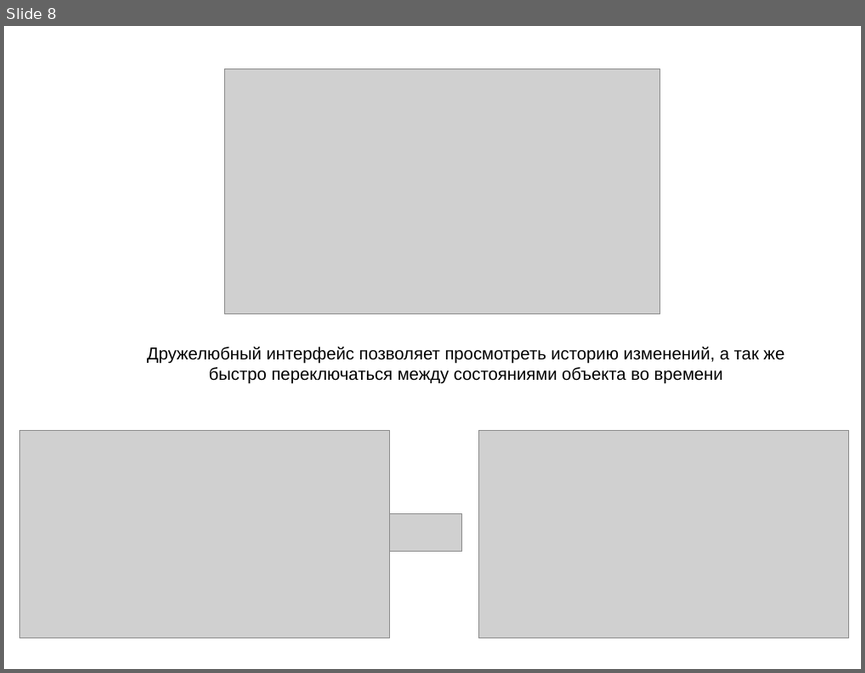
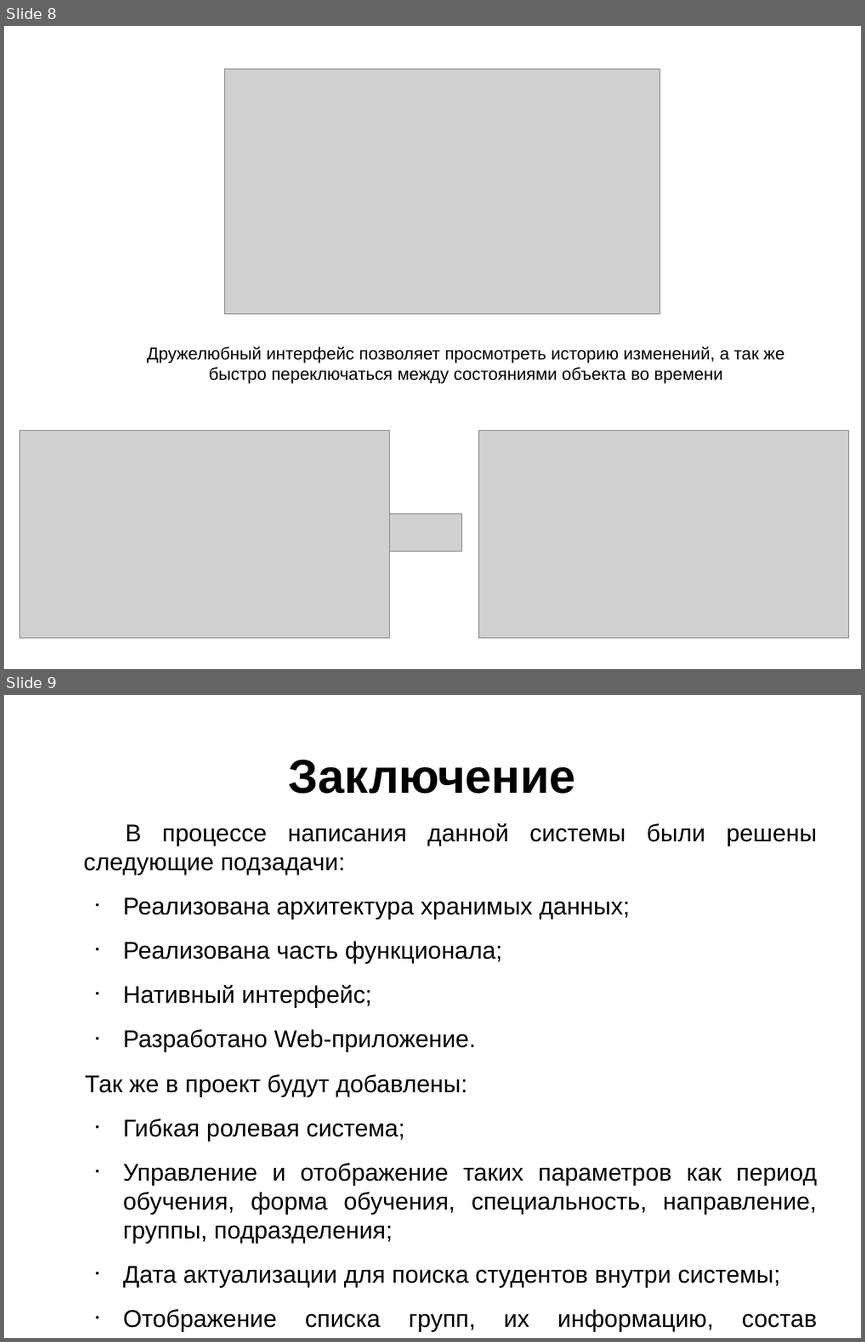
Before and after one commit to uak2/diplom, a slide deck: Презент по диплому.odp. Shown one above the other, each under a label of ours: slide 8 before the commit, slides 8 and 9 after it. The pictures are 865x673 and 865x1342 pixels, drawn with LibreOffice and Linux fonts; fonts in the diff are those of the drawing; grey boxes stand for pictures. Boxes give left, top, right and bottom in pixels: in the first picture for what was removed or moved away, otherwise in the second. Text is boxed around its words. In the diff, an @@ line names an element or a change of style, - is before the commit and + after.

```diff
--- a/Презент по диплому.odp
+++ b/Презент по диплому.odp
@@ slide 9 added at <box>4,695,861,1338</box>, background #FFFFFF @@
@@ title added at <box>289,760,576,794</box>, 44 pt, text #000000, bold @@
+Заключение
@@ text added at <box>84,823,817,1332</box>, 22.4 pt, text #000000 @@
+В процессе написания данной системы были решены следующие подзадачи:
+• Реализована архитектура хранимых данных;
+• Реализована часть функционала;
+• Нативный интерфейс;
+• Разработано Web-приложение.
+Так же в проект будут добавлены:
+• Гибкая ролевая система;
+• Управление и отображение таких параметров как период обучения, форма обучения, специальность, направление, группы, подразделения;
+• Дата актуализации для поиска студентов внутри системы;
+• Отображение списка групп, их информацию, состав студентов по дате актуализации (период обучения).
```
Also in this commit, not shown: 2 slides changed, 1 other slide added, 1 slide removed, 6 other files.
